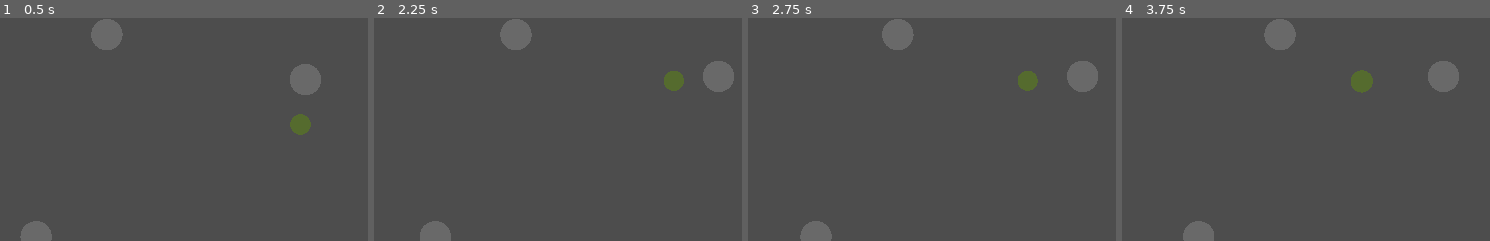
Above: before the commit, frames 1-4 (left to right).
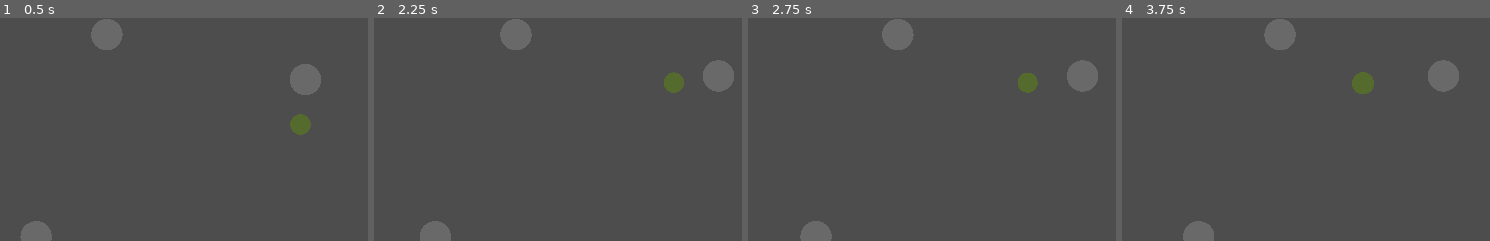
Above: after the commit, the same moments.

Repository: ralabate/cylinder-sorcerer
Game: Godot game, scene res://main.tscn
The game is run twice, just before and just after one commit, with the same random seed, the same clock (stepped at 60 frames per second) and the same inputs.
Inputs:
- Up to frame 1 (0.5 s): no input
- Up to frame 2 (2.25 s): hold J 0.53-1.28 s; hold W 0.53-2.03 s; tap H at 1.35 s; hold A from 2.03 s (still down); hold J from 2.03 s (still down)
- Up to frame 3 (2.75 s): keep holding A; keep holding J
- Up to frame 4 (3.75 s): release J at 2.78 s; tap H at 2.85 s; release A at 3.53 s; hold S from 3.53 s (still down); hold J from 3.53 s (still down)
The pictures show only the part of the screen within x 13-63%, y 26-76%; the shares and areas given below are measured in that part.

Frame 1 is identical in both runs. In frame 2, 0.1% of the frame differs, in the area x 78-98%, y 18-34%; in frame 3, 0.1%; in frame 4, 0.2%, in the area x 62-92%, y 18-35%.

Commit message:
hold first and last frames of sword swipe animation

Diff:
--- a/cylinder-sorcerer/main.gd
+++ b/cylinder-sorcerer/main.gd
@@ -6,8 +6,8 @@
 const PLAYER_ATTACK_ROOT_MOTION = 0.20
 
 const PLAYER_SWORD_FRAMES = 11
-const PLAYER_SWORD_ATTACK_START_ANGLE = -PI/2.0 + 0.2
-const PLAYER_SWORD_ATTACK_ANGLE_INCREMENT = (PI - 0.2*2)/PLAYER_SWORD_FRAMES
+const PLAYER_SWORD_ATTACK_START_ANGLE = -PI/2.0
+const PLAYER_SWORD_ATTACK_ANGLE_INCREMENT = (PI - 0.05*2)/(PLAYER_SWORD_FRAMES - 2)
 const PLAYER_SWORD_LENGTH = 1.2
 const PLAYER_SWORD_DEBUG_SPHERE_SIZE = 0.15
 
@@ -133,10 +133,18 @@
 	sword.transform.origin = Vector3(PLAYER_SWORD_LENGTH/1.5, 0.0, 0.0) # can i do this up top? or not until it is added to the scene?
 
 	if sword_frame < PLAYER_SWORD_FRAMES:
+		sword.show()
+
 		sword_pivot.transform = sword_pivot.transform.rotated(Vector3.UP, PLAYER_SWORD_ATTACK_ANGLE_INCREMENT)
-		sword.show()
-		player.pos.x += cos(player.theta) * (PLAYER_ATTACK_ROOT_MOTION / PLAYER_SWORD_FRAMES)
-		player.pos.z -= sin(player.theta) * (PLAYER_ATTACK_ROOT_MOTION / PLAYER_SWORD_FRAMES)
+
+		if sword_frame == 1 or sword_frame == 2:
+			sword_pivot.transform = Transform3D.IDENTITY
+			sword_pivot.transform = sword_pivot.transform.rotated(Vector3.UP, PLAYER_SWORD_ATTACK_START_ANGLE)
+		elif sword_frame == PLAYER_SWORD_FRAMES - 1:
+			pass
+		else:
+			player.pos.x += cos(player.theta) * (PLAYER_ATTACK_ROOT_MOTION / PLAYER_SWORD_FRAMES)
+			player.pos.z -= sin(player.theta) * (PLAYER_ATTACK_ROOT_MOTION / PLAYER_SWORD_FRAMES)
 	else:
 		sword_pivot.transform = Transform3D.IDENTITY
 		#figure out how to tilt sword
